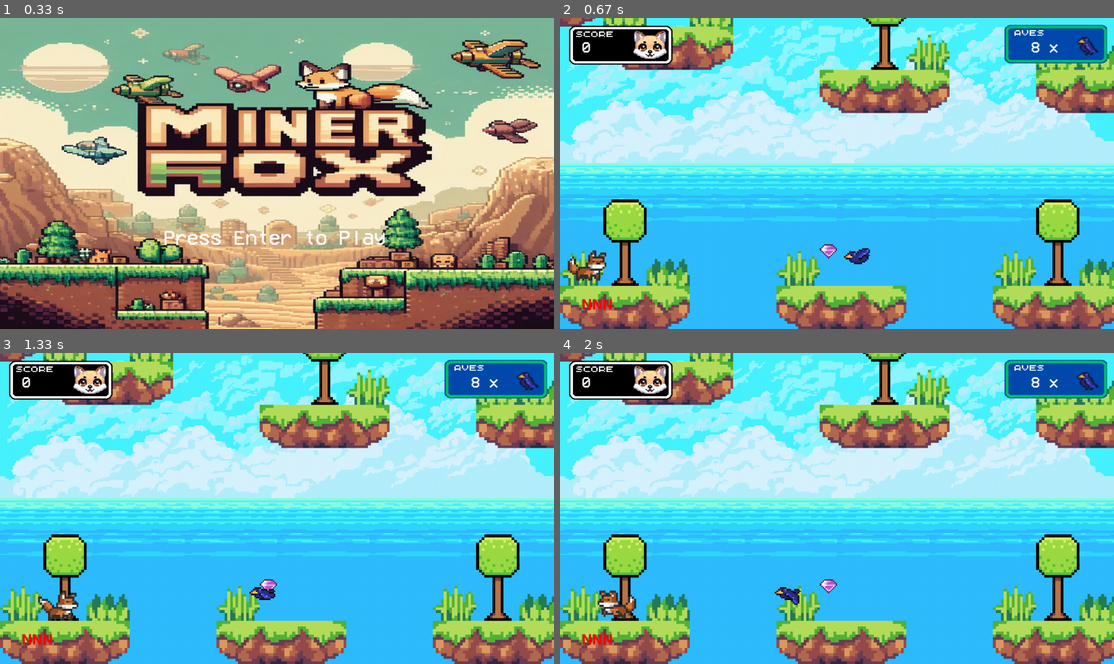
Above: before the commit, frames 1-4 (two rows, left to right).
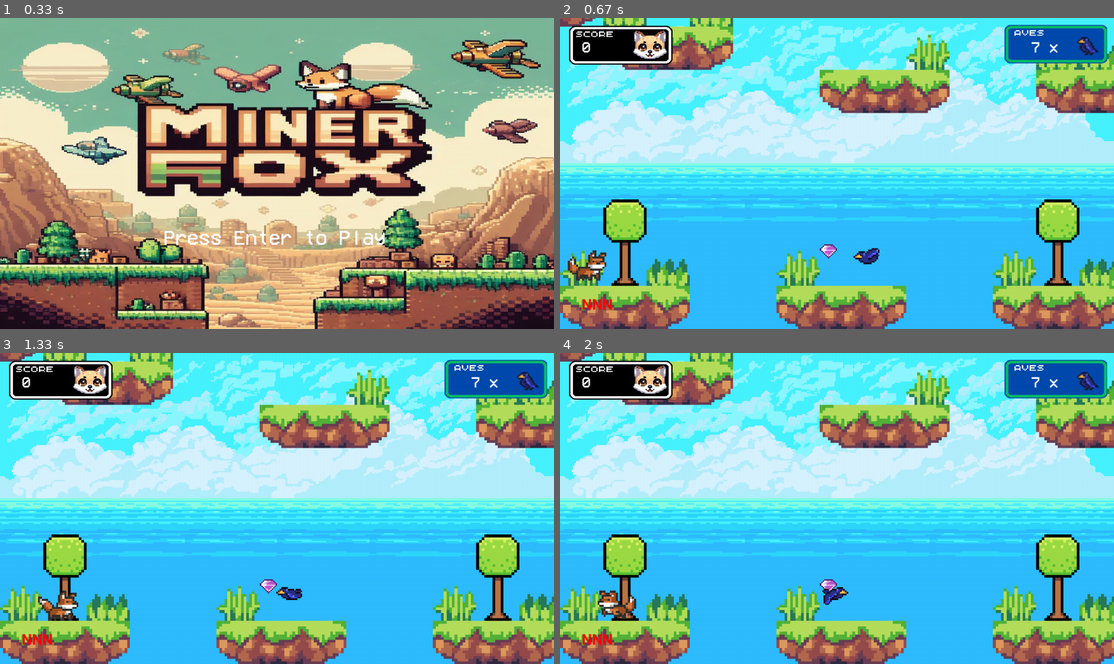
Above: after the commit, the same moments.

Repository: felbk/MinerFox---Pygame
Game: pygame game, started from setup.py
The game is run twice, just before and just after one commit, with the same random seed, the same clock (stepped at 60 frames per second) and the same inputs.
Inputs:
- Up to frame 1 (0.33 s): no input
- Up to frame 2 (0.67 s): tap Keypad Enter at 0.33 s
- Up to frame 3 (1.33 s): hold D 0.67-1.13 s; hold D from 1.17 s (still down)
- Up to frame 4 (2 s): release D at 1.63 s; hold A from 1.67 s (still down)

Frame 1 is identical in both runs. In frame 2, 0.8% of the frame differs, in the area x 51-87%, y 0-80%; in frame 3, 0.8%; in frame 4, 0.9%, in the area x 38-87%, y 0-82%.

Commit message:
fase 3 e ajustes para resolver bug de travamento

Diff:
--- a/Fase1.py
+++ b/Fase1.py
@@ -41,11 +41,18 @@
     F = 13
 
     matmapa= [
+
+ [0, 0, 0, 0, 0, 0, 0, 0, 0, 0, 0, 0, 0, 0, 0, 0, 0, 0, 0, 0, 0, 0, 0, 0, 0, 0, 0, 0, 0, 0],
+ [0, 0, 0, 0, 0, 0, 0, 0, 0, 0, 0, 0, 0, 0, 0, 0, 0, 0, 0, 0, 0, 0, 0, A, 0, 0, D, 0, 0, 0],
+ [0, 0, 0, 0, 0, 0, 0, 0, 0, 0, 0, 0, 0, 0, 0, 0, 0, 0, 0, 0, 0, 0, 0, 0, C, V, B, 0, 0, 0],
+ [0, 0, 0, 0, 0, 0, 0, 0, 0, 0, 0, 0, 0, 0, 0, F, D, 0, 0, 0, C, V, B, 0, 0, 0, 0, 0, 0, 0],
+ [0, 0, 0, 0, G, 0, 0, 0, 0, 0, D, 0, 0, 0, 0, C, V, B, 0, 0, 0, 0, 0, 0, 0, 0, 0, 0, 0, 0],
+ [0, 0, 0, C, V, B, 0, 0, 0, 0, C, V, B, 0, 0, 0, 0, 0, 0, 0, 0, 0, 0, 0, 0, 0, 0, 0, 0, 0],
  [D, 0, 0, 0, 0, 0, 0, 0, 0, 0, 0, 0, 0, 0, 0, 0, 0, 0, 0, 0, 0, 0, 0, 0, 0, 0, 0, 0, 0, 0],
- [B, G, A, G, 0, 0, A, H, 0, 0, 0, 0, 0, 0, 0, 0, 0, 0, 0, 0, 0, 0, 0, 0, 0, 0, 0, 0, 0, 0],
- [0, C, V, B, 0, 0, 0, T, F, 0, 0, G, G, F, 0, 0, H, A, 0, 0, 0, G, F, A, 0, 0, 0, 0, 0, 0],
- [0, 0, 0, 0, 0, 0, C, V, B, 0, 0, C, V, B, 0, 0, T, F, F, 0, 0, C, V, B, 0, 0, 0, 0, 0, 0],
- [0, 0, 0, 0, 0, 0, 0, 0, 0, 0, 0, 0, 0, 0, 0, 0, C, V, B, 0, 0, 0, 0, 0, 0, 0, 0, 0, 0, 0],
+ [B, G, 0, G, 0, 0, 0, 0, 0, 0, 0, 0, 0, 0, 0, 0, 0, 0, 0, 0, 0, 0, 0, 0, 0, 0, 0, 0, 0, 0],
+ [0, C, V, B, 0, 0, 0, 0, F, 0, 0, G, G, F, 0, 0, 0, A, 0, 0, 0, G, F, A, 0, 0, 0, 0, 0, 0],
+ [0, 0, 0, 0, 0, 0, C, V, B, 0, 0, C, V, B, 0, 0, 0, F, F, 0, 0, C, V, B, 0, 0, 0, 0, 0, 0],
+ [0, 0, 0, 0, 0, 0, 0, 0, 0, 0, 0, 0, 0, 0, 0, 0, C, V, B, 0, 0, 0, 0, 0, 0, G, G, G, 0, 0],
  [0, 0, 0, 0, 0, 0, 0, 0, 0, 0, 0, 0, 0, 0, 0, 0, 0, 0, 0, 0, 0, 0, H, A, 0, C, V, B, 0, 0],
  [0, H, 0, 0, 0, 0, 0, 0, 0, 0, 0, H, 0, 0, 0, 0, 0, 0, 0, 0, G, A, T, 0, F, F, 0, G, 0, D],
  [F, T, G, 0, 0, F, D, A, 0, 0, F, T, G, 0, 0, 0, A, G, 0, C, V, V, V, V, V, V, V, V, V, V],
--- a/sprites.py
+++ b/sprites.py
@@ -214,8 +214,8 @@
     def update(self):
         elementos.update()
 
-        hud.update()
-        self.mapa.fill((255,255,255))
+
+        #self.mapa.fill((255,255,255))
         self.analisa_colisoes()
         self.analisa_eventos()
         self.bloqueia_limites()
@@ -236,7 +236,7 @@
         self.tela.blit(self.score_fundo,(20,0.005*HEIGHT))
         self.tela.blit(self.player.txt_score,(50,0.07*HEIGHT))
         self.tela.blit(self.txt_cont_aves,(0.85*WIDTH,0.07*HEIGHT))
-        pygame.display.update()
+        pygame.display.flip()
         if not self.play:
             self.mixer.music.stop()
 
@@ -268,7 +268,7 @@
 # classe para todo personagem herdar
 class Corpo(pygame.sprite.Sprite):
 
-   def __init__(self, tam = tuple, pos=tuple,img= pygame.SurfaceType) :
+   def __init__(self, tam = tuple, pos=tuple,img= pygame.SurfaceType,colx= bool,coly=bool) :
         pygame.sprite.Sprite.__init__(self)
         self.image = img
         self.tam = tam
@@ -284,6 +284,8 @@
         self.andar = True
         self.Fall = True
         self.flip= False
+        self.coly = coly
+        self.colx = colx
         self.add(elementos)
 
 
@@ -302,23 +304,25 @@
         if self.vy < 3: #Velocidade maxima de queda
             self.vy += self.g
 
-          #Movimento em y a ser analisado
+        #Movimento em y a ser analisado
         self.proxima_posicao = pygame.Rect.copy(self.rect)
         self.proxima_posicao.y += self.vy
         self.colisao_Y = False
         #confere se ira entrar em um objeto
-        for gnd in allgnds:
-            if pygame.Rect.colliderect(gnd.rect,self.proxima_posicao):
-                self.colisao_Y= True
-                self.vy = 0
-                if gnd.rect.y > self.rect.y : # colisão com limite no chão
-                    self.Fall = False
-                    self.rect.y= gnd.rect.y - self.rect.height
-                if gnd.rect.y < self.rect.y : # colisão com limite no teto
-                    self.Fall = True
-                    self.rect.top = gnd.rect.bottom
-
-                break
+
+        if not self.coly == False:
+            for gnd in allgnds:
+                if pygame.Rect.colliderect(gnd.rect,self.proxima_posicao):
+                    self.colisao_Y= True
+                    self.vy = 0
+                    if gnd.rect.y > self.rect.y : # colisão com limite no chão
+                        self.Fall = False
+                        self.rect.y= gnd.rect.y - self.rect.height
+                    if gnd.rect.y < self.rect.y : # colisão com limite no teto
+                        self.Fall = True
+                        self.rect.top = gnd.rect.bottom
+
+                    break
 
 
         # permite o movimento caso não colida
@@ -330,11 +334,13 @@
         self.proxima_posicao = pygame.Rect.copy(self.rect)
         self.proxima_posicao.x +=  self.vx
         self.colisao_X = False
+
         #confere se ira entrar em um objeto
-        for gnd in allgnds:
-            if pygame.Rect.colliderect(gnd.rect,self.proxima_posicao):
-                self.colisao_X = True
-                break
+        if not self.colx == False:
+            for gnd in allgnds:
+                if pygame.Rect.colliderect(gnd.rect,self.proxima_posicao):
+                    self.colisao_X = True
+                    break
 
         # permite o movimento caso não colida
 
@@ -493,7 +499,7 @@
         img = pygame.image.load("Assets/-bird/-bird (1).png")
         tam= (60,60)
         img= pygame.transform.scale(img,tam)
-        Corpo.__init__(self,tam,pos,img)
+        Corpo.__init__(self,tam,pos,img,False, False)
         self.runtime = random.randint(1000,2000)
         self.lastupdate = pygame.time.get_ticks()
         self.vx = - (random.randint(10,20)/10)
